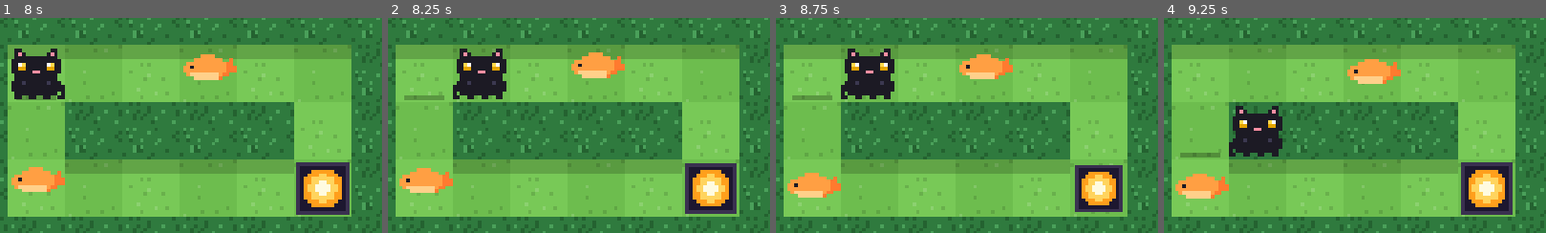
Above: before the commit, frames 1-4 (left to right).
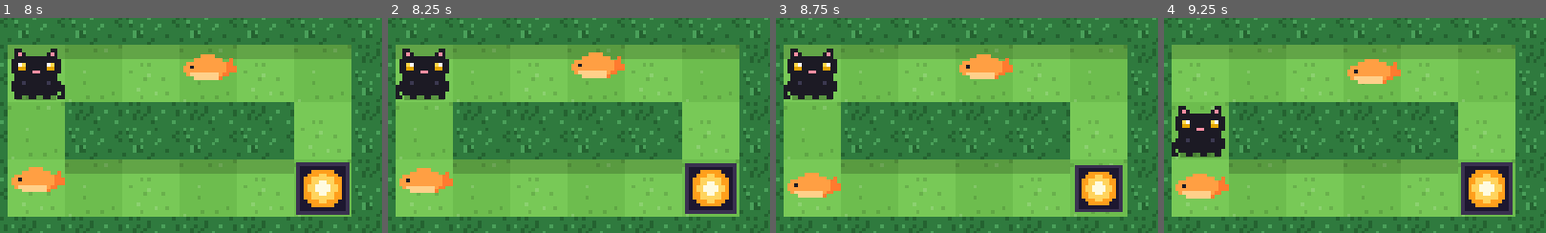
Above: after the commit, the same moments.

Repository: ciernykocursmart/Kocur-Neon-Heist
Game: Godot game, scene res://scripts/main.tscn
The game is run twice, just before and just after one commit, with the same random seed, the same clock (stepped at 60 frames per second) and the same inputs.
Inputs:
- Up to frame 1 (8 s): click "Play" at 0.5 s; click "Play" at 1.25 s; click "Level Select" at 2 s; click "Got it!" at 2.75 s; click "Restart" at 3.5 s; click "Restart" at 4.25 s; click "Restart" at 5 s; click "Undo" at 5.75 s; click "Wait" at 6.5 s; click "^" at 7.25 s
- Up to frame 2 (8.25 s): click "<" at 8 s
- Up to frame 3 (8.75 s): no input
- Up to frame 4 (9.25 s): click "v" at 8.75 s
The pictures show only the part of the screen within x 26-76%, y 24-74%; the shares and areas given below are measured in that part.

Frame 1 is identical in both runs. In frame 2, 5.2% of the frame differs, in the area x 2-31%, y 14-38%; in frame 3, 5.2%; in frame 4, 5.2%.

Commit message:
Kocur Purrzzle 1.0.2: fix left-facing cat drawn one tile off; per-step drawn-position checks
Co-Authored-By: Claude Opus 5.5 <noreply@anthropic.com>
Claude-Session: https://claude.ai/code/session_01KHWVX258KbDzWB8rEag6dU

Diff:
--- a/kocur-purrzzle/project.godot
+++ b/kocur-purrzzle/project.godot
@@ -4,7 +4,7 @@
 
 config/name="Kocur Purrzzle"
 config/description="A cozy pixel-art push-block puzzle game starring a small black cat."
-config/version="1.0.1"
+config/version="1.0.2"
 run/main_scene="res://scripts/main.tscn"
 config/features=PackedStringArray("4.3", "GL Compatibility")
 config/icon="res://icon.svg"
--- a/kocur-purrzzle/scripts/board.gd
+++ b/kocur-purrzzle/scripts/board.gd
@@ -149,9 +149,13 @@
 		catr.position.y -= absf(sin(t * 8.0)) * ts * 0.2
 	elif squash > 0.01 or fmod(t, 3.7) < 0.12:
 		cn = "cat_blink"
+	# Mirror with a transform: a negative-width rect is drawn one tile off on some renderers.
 	if facing < 0:
-		catr = Rect2(catr.position + Vector2(catr.size.x, 0), Vector2(-catr.size.x, catr.size.y))
-	draw_texture_rect(Sprites.tex(cn, region), catr, false)
+		draw_set_transform(Vector2(catr.position.x + catr.size.x, catr.position.y), 0.0, Vector2(-1, 1))
+		draw_texture_rect(Sprites.tex(cn, region), Rect2(Vector2.ZERO, catr.size), false)
+		draw_set_transform(Vector2.ZERO, 0.0, Vector2.ONE)
+	else:
+		draw_texture_rect(Sprites.tex(cn, region), catr, false)
 	for e in fx:
 		var c: Vector2 = org + (e.p + Vector2(0.5, 0.5)) * ts
 		var a: float = 1.0 - e.age / 0.6
--- /dev/null
+++ b/kocur-purrzzle/tests/facing_shot.gd
@@ -0,0 +1,40 @@
+extends SceneTree
+# Screenshot check of the drawn cat position vs. its logical tile, facing right and left (needs xvfb-run).
+func _initialize() -> void:
+	var S = root.get_node("SaveData")
+	S.path = "user://facing_save.json"
+	S.load_game()
+	root.size = Vector2i(1280, 720)
+	var main = load("res://scripts/main.tscn").instantiate()
+	root.add_child(main)
+	await process_frame
+	main.start_level(1)
+	await create_timer(0.3).timeout
+	var bad := 0
+	for d in ["right", "left", "down", "down", "right", "up"]:
+		main.try_move(d)
+		await create_timer(0.35).timeout
+		var c := _cat_center(main)
+		var m: Dictionary = main.board._metrics()
+		var want: Vector2 = m.org + (Vector2(main.pz.player) + Vector2(0.5, 0.5)) * m.ts
+		var ok: bool = c.distance_to(want) < m.ts * 0.3
+		if not ok:
+			bad += 1
+		print("%-5s logic=%s drawn_center=%s expected=%s %s" % [d, main.pz.player, c.round(), want.round(), "OK" if ok else "MISMATCH"])
+		root.get_texture().get_image().save_png("/tmp/facing_%s.png" % d)
+	print("FACING CHECK: %s" % ("PASS" if bad == 0 else "FAIL %d" % bad))
+	DirAccess.remove_absolute(S.path)
+	quit()
+
+# Centre of the cat's darkest pixels (the cat is the only near-black sprite).
+func _cat_center(main) -> Vector2:
+	var img := root.get_texture().get_image()
+	var sum := Vector2.ZERO
+	var n := 0
+	for y in range(80, img.get_height() - 80, 2):
+		for x in range(0, img.get_width(), 2):
+			var c := img.get_pixel(x, y)
+			if c.r < 0.13 and c.g < 0.13 and c.b < 0.16:
+				sum += Vector2(x, y)
+				n += 1
+	return sum / max(n, 1)
--- a/kocur-purrzzle/tests/keybot.gd
+++ b/kocur-purrzzle/tests/keybot.gd
@@ -16,10 +16,16 @@
 	await process_frame
 	var keys := {"U": KEY_UP, "D": KEY_DOWN, "L": KEY_A, "R": KEY_RIGHT, "W": KEY_SPACE}
 	var won := 0
+	var wall_hits := 0
+	var draw_bad := 0
+	var checks := 0
+	var check_draw := args.size() > 1 and args[1] == "draw"
 	for i in Levels.LIST.size():
 		main.start_level(i)
 		for f in 3:
 			await process_frame
+		if check_draw and i == Levels.region_start(Levels.LIST[i].region):
+			await create_timer(2.2).timeout  # let the region-name banner fade (its dark outline would confuse the pixel check)
 		var path: String = Levels.pars()[str(i)].path
 		for ch in path:
 			_key(keys[ch], true)
@@ -27,13 +33,25 @@
 			_key(keys[ch], false)
 			for f in gap:
 				await process_frame
+			if main.pz.tile(main.pz.player) == "#":
+				wall_hits += 1
+				print("L%02d cat logically inside a wall at %s" % [i + 1, main.pz.player])
+			# once the step animation settles, the drawn cat must sit on its logical tile
+			# (skipped after the winning step: the cat hops and the victory panel darkens the screen)
+			if check_draw and not main.pz.won:
+				await create_timer(0.6).timeout  # long ice slides animate for up to ~0.4 s
+				checks += 1
+				if not _cat_drawn_on_tile(main):
+					draw_bad += 1
+					print("L%02d step %d: drawn cat is not on logical tile %s" % [i + 1, checks, main.pz.player])
+					root.get_texture().get_image().save_png("/tmp/keybot_mismatch_L%02d_%d.png" % [i + 1, checks])
 		for f in 10:
 			await process_frame
 		if main.pz.won:
 			won += 1
 		else:
 			print("L%02d NOT WON: moves=%d of %d, player=%s" % [i + 1, main.pz.moves, path.length(), main.pz.player])
-	print("KEYBOT gap=%d: %d/%d levels won" % [gap, won, Levels.LIST.size()])
+	print("KEYBOT gap=%d: %d/%d levels won, wall entries %d, drawn-position mismatches %d of %d checks" % [gap, won, Levels.LIST.size(), wall_hits, draw_bad, checks])
 	# Hold tests on level 1 (row 1 is a corridor from x=1 to x=6).
 	main.start_level(0)
 	await process_frame
@@ -68,6 +86,24 @@
 	DirAccess.remove_absolute(S.path)
 	quit()
 
+# Centre of near-black (cat) pixels in a 3x3-tile window around the logical tile must be inside that tile.
+func _cat_drawn_on_tile(main) -> bool:
+	var img := root.get_texture().get_image()
+	var m: Dictionary = main.board._metrics()
+	var ts: float = m.ts
+	var want: Vector2 = m.org + (Vector2(main.pz.player) + Vector2(0.5, 0.5)) * ts
+	var sum := Vector2.ZERO
+	var n := 0
+	for y in range(int(want.y - ts * 1.5), int(want.y + ts * 1.5), 2):
+		for x in range(int(want.x - ts * 1.5), int(want.x + ts * 1.5), 2):
+			if x < 0 or y < 0 or x >= img.get_width() or y >= img.get_height():
+				continue
+			var c := img.get_pixel(x, y)
+			if c.r < 0.13 and c.g < 0.13 and c.b < 0.16:
+				sum += Vector2(x, y)
+				n += 1
+	return n > 20 and (sum / n).distance_to(want) < ts * 0.3
+
 func _key(k: Key, down: bool) -> void:
 	var e := InputEventKey.new()
 	e.physical_keycode = k
Not shown, changed: kocur-purrzzle/export_presets.cfg
Not shown, changed: kocur-purrzzle/CHANGELOG.md
Not shown, changed: kocur-purrzzle/TEST_REPORT.md
Not shown, changed: kocur-purrzzle/tools/run_tests.sh
